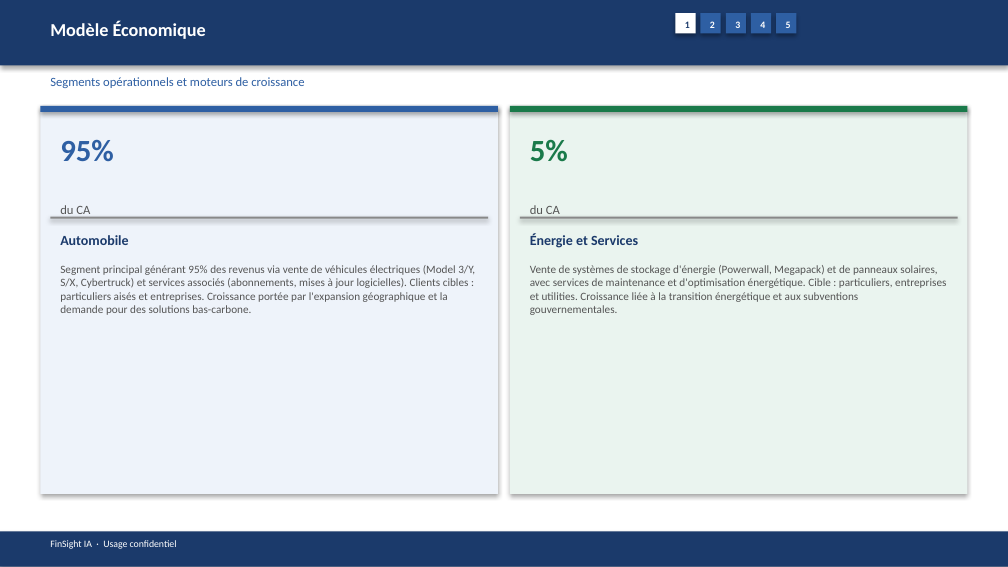
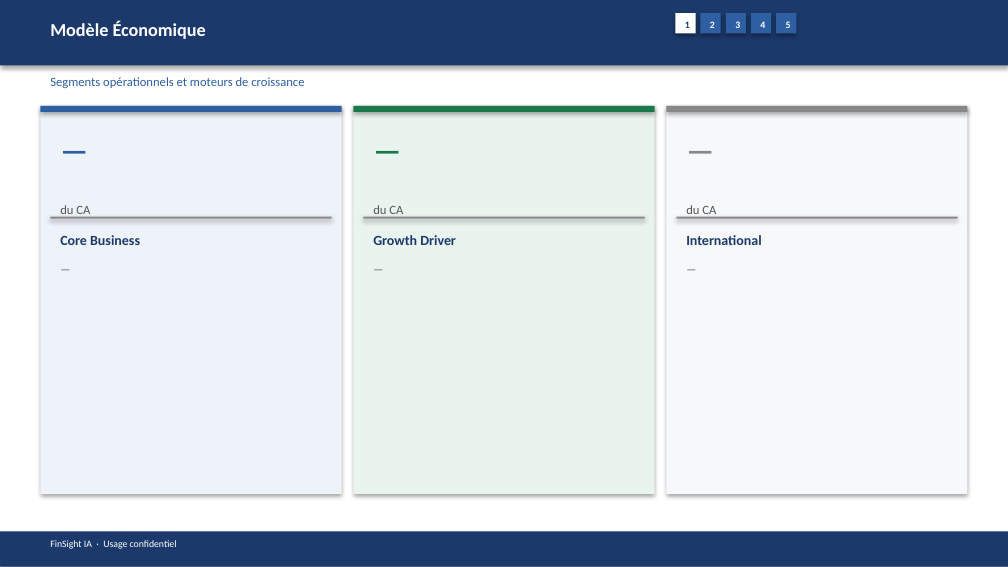
Before and after one commit to baptistejeh07-art/finsight-ia, a slide deck: slide 6 of preview/TSLA/TSLA_pitchbook.pptx. Drawn at 1008x567 pixels with LibreOffice and Linux fonts; fonts in the diff are those of the drawing. Boxes give left, top, right and bottom in pixels: in the first picture for what was removed or moved away, otherwise in the second. Text is boxed around its words. In the diff, an @@ line names an element or a change of style, - is before the commit and + after.

```diff
--- a/preview/TSLA/TSLA_pitchbook.pptx
+++ b/preview/TSLA/TSLA_pitchbook.pptx
@@ rectangle: place and size @@
-rectangle at box(40, 106, 498, 494)
+rectangle at box(40, 106, 342, 494)
@@ rectangle: place and size @@
-rectangle at box(40, 106, 498, 112)
+rectangle at box(40, 106, 342, 112)
@@ rectangle: place and size @@
-rectangle at box(510, 106, 968, 494)
+rectangle at box(354, 106, 655, 494)
@@ rectangle: place and size @@
-rectangle at box(510, 106, 968, 112)
+rectangle at box(354, 106, 655, 112)
@@ rectangle added at box(666, 106, 968, 494), fill #F7F8FA @@
@@ rectangle added at box(666, 106, 968, 112), fill #888888 @@
@@ text at box(60, 140, 114, 162): text changed @@
-95%
+—
@@ text at box(530, 139, 568, 162): text changed @@
-5%
+—
@@ text added at box(676, 126, 958, 197), 22 pt, text #888888, bold @@
+—
@@ text "du CA": place and size @@
-text "du CA" at box(530, 205, 560, 217)
+text "du CA" at box(373, 205, 403, 217)
@@ text added at box(686, 205, 716, 217), 9 pt, text #555555 @@
+du CA
@@ rectangle: place and size @@
-rectangle at box(50, 217, 488, 219)
+rectangle at box(50, 217, 332, 219)
@@ text at box(60, 235, 140, 245): text changed @@
-Automobile
+Core Business
@@ rectangle: place and size @@
-rectangle at box(520, 217, 958, 219)
+rectangle at box(363, 217, 644, 219)
@@ text at box(373, 235, 456, 245): text changed @@
-Énergie et Services
+Growth Driver
@@ rectangle added at box(676, 217, 958, 219), fill #888888 @@
@@ text added at box(686, 235, 761, 245), 10 pt, text #1B3A6B, bold @@
+International
@@ text at box(60, 265, 475, 315): text changed @@
-Segment principal générant 95% des revenus via vente de véhicules électriques (Model 3/Y, S/X, Cybertruck) et services associés (abonnements, mises à jour logicielles). Clients cibles : particuliers aisés et entreprises. Croissance portée par l'expansion géographique et la demande pour des solutions bas-carbone.
+—
@@ text at box(530, 265, 946, 315): text changed @@
-Vente de systèmes de stockage d'énergie (Powerwall, Megapack) et de panneaux solaires, avec services de maintenance et d'optimisation énergétique. Cible : particuliers, entreprises et utilities. Croissance liée à la transition énergétique et aux subventions gouvernementales.
+—
@@ text added at box(676, 257, 958, 482), 8 pt, text #555555 @@
+—
```
Also in this commit, not shown: 15 other slides changed, 4 other files.
